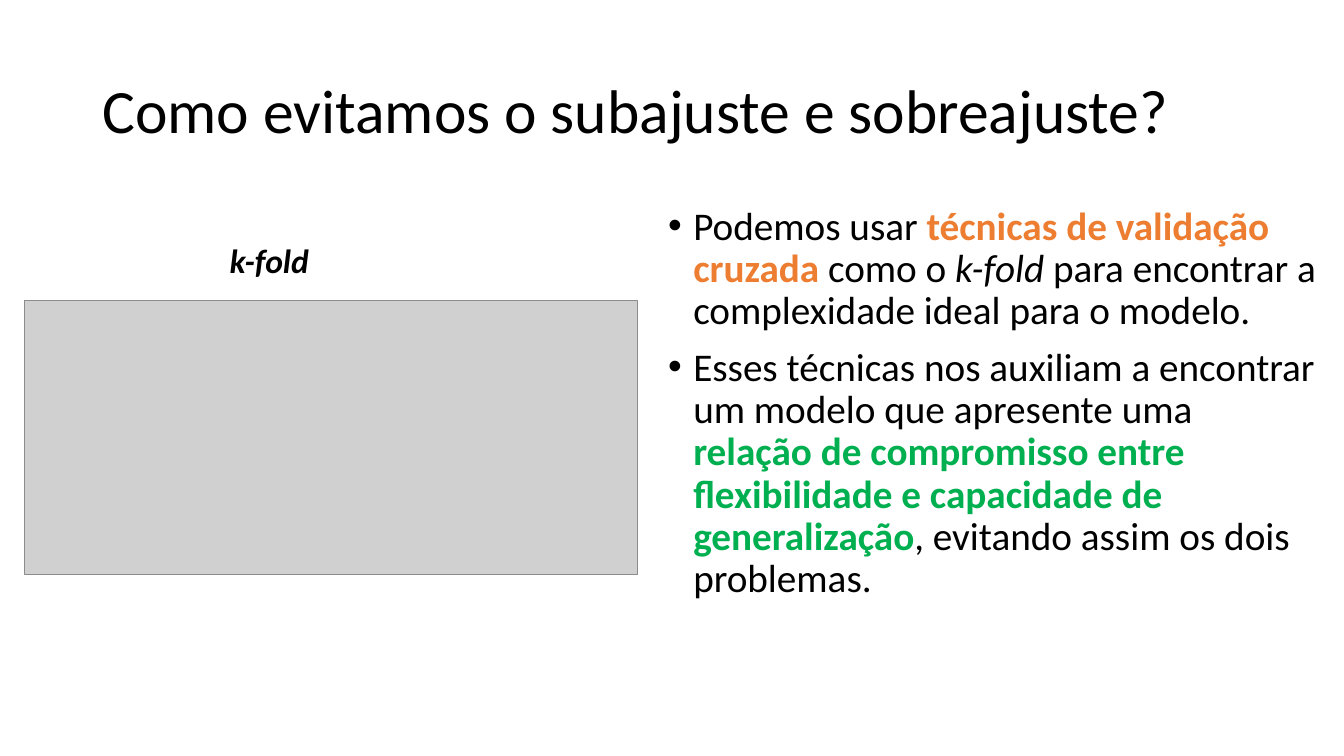
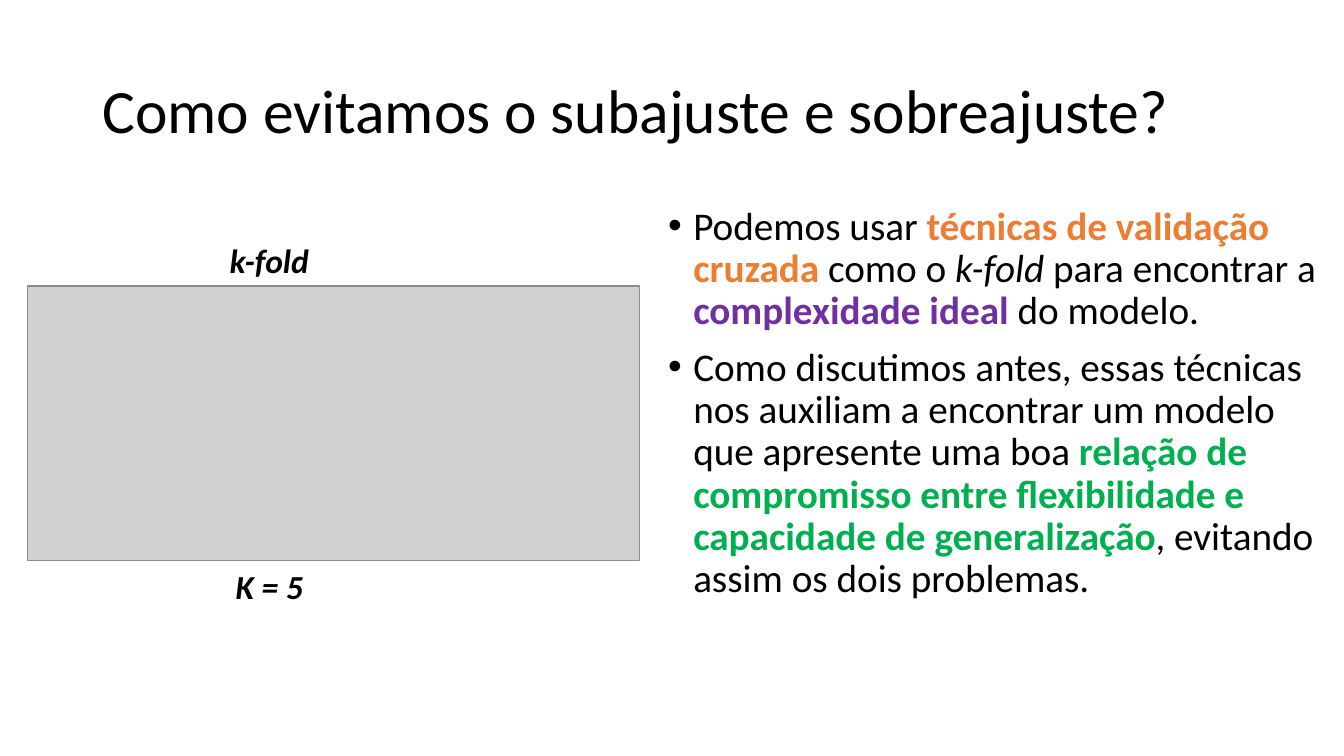
Before and after one commit to zz4fap/c24_inteligencia_artificial, a slide deck: slide 47 of slides/C24_Classificação.pptx. Drawn at 1344x756 pixels with LibreOffice and Linux fonts; fonts in the diff are those of the drawing; grey boxes stand for pictures. Boxes give left, top, right and bottom in pixels: in the first picture for what was removed or moved away, otherwise in the second. Text is boxed around its words. In the diff, an @@ line names an element or a change of style, - is before the commit and + after.

```diff
--- a/slides/C24_Classificação.pptx
+++ b/slides/C24_Classificação.pptx
@@ text at box(693, 212, 1316, 599): text changed @@
-• Podemos usar técnicas de validação cruzada como o k-fold para encontrar a complexidade ideal para o modelo.
-• Esses técnicas nos auxiliam a encontrar um modelo que apresente uma relação de compromisso entre flexibilidade e capacidade de generalização, evitando assim os dois problemas.
+• Podemos usar técnicas de validação cruzada como o k-fold para encontrar a complexidade ideal do modelo.
+• Como discutimos antes, essas técnicas nos auxiliam a encontrar um modelo que apresente uma boa relação de compromisso entre flexibilidade e capacidade de generalização, evitando assim os dois problemas.
@@ picture: place and size @@
-picture at box(25, 300, 638, 575)
+picture at box(27, 286, 640, 561)
@@ text added at box(236, 577, 303, 600), 24 pt, text #000000, bold, italic @@
+K = 5
```
Also in this commit, not shown: 6 other slides changed, 2 slides added, 2 other files.
